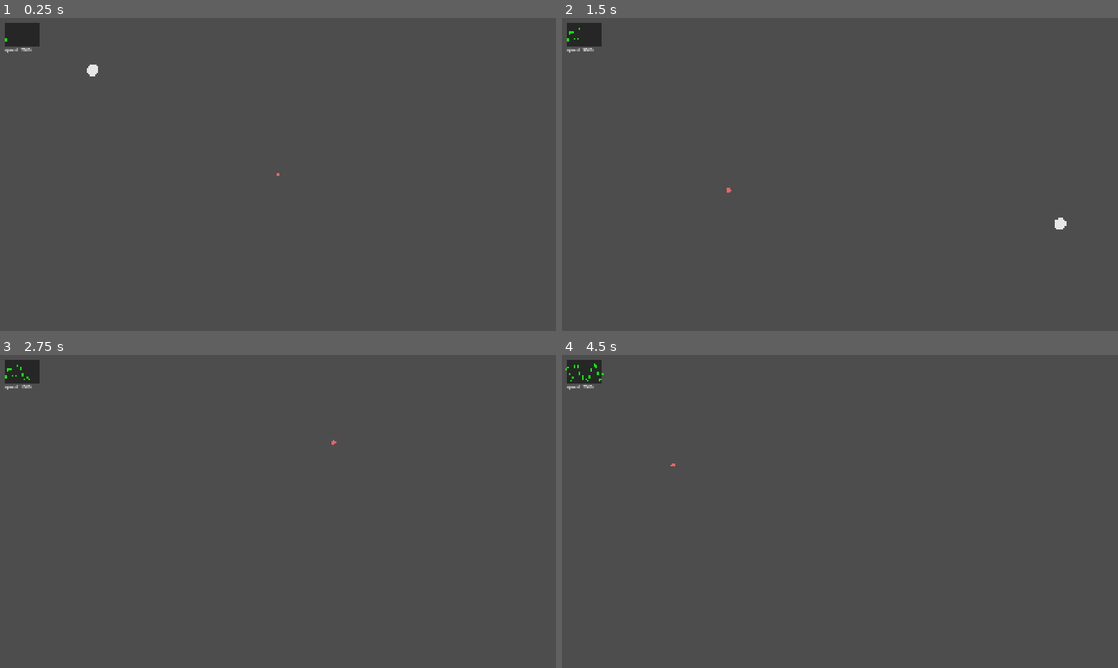
Above: before the commit, frames 1-4 (two rows, left to right).
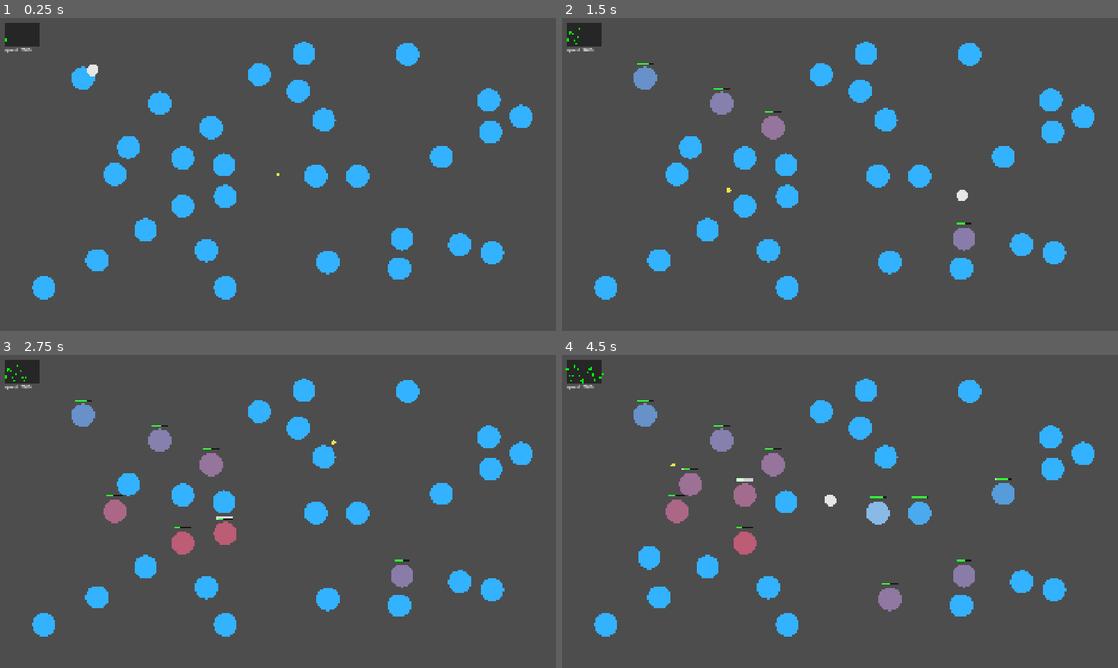
Above: after the commit, the same moments.

Repository: dandylion140206/kinetic_ball
Game: Godot game, scene res://main.tscn
Same seed, same stepped clock (60 frames per second), same inputs: the game is played once before the commit and once after it. Sound files missing from this copy of the repository are replaced by a short silence.
Inputs (mouse positions are in pixels of both pictures, inside the frame that each line leads up to):
- Up to frame 1 (0.25 s): no input
- Up to frame 2 (1.5 s): move the mouse to (962, 158) at 0.52 s; click (962, 158) at 0.6 s; tap Enter at 1.25 s; move the mouse to (728, 190) at 1.27 s; click (728, 190) at 1.35 s
- Up to frame 3 (2.75 s): move the mouse to (333, 442) at 2.02 s; hold Shift from 2.03 s (still down); click (333, 442) at 2.3 s
- Up to frame 4 (4.5 s): tap Space at 2.75 s; move the mouse to (812, 574) at 2.77 s; release Shift at 2.78 s; click (812, 574) at 2.85 s; move the mouse to (1006, 558) at 3.52 s; click (1006, 558) at 3.6 s; move the mouse to (673, 464) at 4.27 s; tap Shift at 4.35 s

The runs differ from the first frame. In frame 1, 7.2% of the frame differs, in the area x 5-96%, y 7-90%; in frame 2, 7.5%; in frame 3, 7.4%; in frame 4, 7.6%, in the area x 0-96%, y 2-90%.

Commit message:
9

Diff:
--- a/ball/ball.gd
+++ b/ball/ball.gd
@@ -8,8 +8,14 @@
 
 @onready var movement: Movement = $Movement
 @onready var boost: Boost = $Boost
+@onready var damage_dealer: DamageDealer = $DamageDealer
 
 var velocity: Vector2 = Vector2.ZERO
+
+
+func _ready() -> void:
+	area_entered.connect(_on_area_entered)
+	body_entered.connect(_on_body_entered)
 
 
 func _process(delta: float) -> void:
@@ -31,3 +37,19 @@
 
 	# デバッグ用
 	speed_updated.emit(velocity.length())
+
+
+func _on_area_entered(area: Area2D) -> void:
+	damage_dealer.try_deal_damage(
+		area,
+		self,
+		velocity
+	)
+
+
+func _on_body_entered(body: Node2D) -> void:
+	damage_dealer.try_deal_damage(
+		body,
+		self,
+		velocity
+	)
--- a/ball/ball.tscn
+++ b/ball/ball.tscn
@@ -2,9 +2,12 @@
 
 [ext_resource type="Script" uid="uid://b67k0qxvqkn41" path="res://ball/ball.gd" id="1_x8fbi"]
 [ext_resource type="Script" uid="uid://j17m4fgej58w" path="res://ball/movement_stats.gd" id="2_6xd6y"]
-[ext_resource type="Script" uid="uid://ceaixy3h86plh" path="res://ball/visual.gd" id="2_41u45"]
+[ext_resource type="Script" uid="uid://ceaixy3h86plh" path="res://ball/ball_visual.gd" id="2_41u45"]
 [ext_resource type="Script" uid="uid://6gsix3nqnew8" path="res://ball/movement.gd" id="3_ktgx5"]
 [ext_resource type="Script" uid="uid://yivvirrfwbk4" path="res://ball/boost.gd" id="5_0p2w7"]
+[ext_resource type="Script" uid="uid://c44vcmo5b7yyd" path="res://sound_player.gd" id="6_pshbt"]
+[ext_resource type="Script" uid="uid://yy0srp34g4cl" path="res://ball/damege_dealer.gd" id="6_r541t"]
+[ext_resource type="AudioStream" uid="uid://dpai2b5xgyi41" path="res://assets/sfx/ブースト/DSGNMisc_HIT-Synth Hit_HY_PC-001.wav" id="7_pshbt"]
 
 [sub_resource type="Resource" id="Resource_0p2w7"]
 script = ExtResource("2_6xd6y")
@@ -14,13 +17,14 @@
 radius = 20.0
 
 [node name="Ball" type="Area2D" unique_id=452373054]
+collision_mask = 2
 script = ExtResource("1_x8fbi")
 movement_stats = SubResource("Resource_0p2w7")
 
 [node name="CollisionShape2D" type="CollisionShape2D" parent="." unique_id=626301878]
 shape = SubResource("CircleShape2D_ktgx5")
 
-[node name="Visual" type="Node2D" parent="." unique_id=1145665496]
+[node name="BallVisual" type="Node2D" parent="." unique_id=1145665496]
 script = ExtResource("2_41u45")
 
 [node name="Movement" type="Node" parent="." unique_id=1298670590]
@@ -28,6 +32,16 @@
 
 [node name="Boost" type="Node" parent="." unique_id=645992355]
 script = ExtResource("5_0p2w7")
+impulse_power = 1300
 
 [node name="CooldownTimer" type="Timer" parent="Boost" unique_id=495570790]
 one_shot = true
+
+[node name="BoostSoundPlayer" type="Node" parent="Boost" unique_id=931417895]
+script = ExtResource("6_pshbt")
+sound = ExtResource("7_pshbt")
+volume_db = -6.0
+
+[node name="DamageDealer" type="Node" parent="." unique_id=964661257]
+script = ExtResource("6_r541t")
+speed_damage_scale = 0.015
--- a/ball/visual.gd
+++ b/ball/ball_visual.gd
@@ -1,4 +1,4 @@
-class_name Visual
+class_name BallVisual
 extends Node2D
 
 
--- a/ball/boost.gd
+++ b/ball/boost.gd
@@ -2,10 +2,11 @@
 extends Node
 
 
-@export_range(0, 5000, 100) var impulse_power: int = 1800
-@export_range(0.0, 2.0, 0.01) var cooldown: float = 0.5
+@export_range(0, 5000, 100) var impulse_power: int = 1500
+@export_range(0.0, 2.0, 0.02) var cooldown: float = 0.4
 
 @onready var cooldown_timer: Timer = $CooldownTimer
+@onready var boost_sound_player: SoundPlayer = $BoostSoundPlayer
 
 var _is_on_cooldown: bool = false
 
@@ -15,9 +16,11 @@
 	cooldown_timer.timeout.connect(_on_cooldown_timer_timeout)
 
 
-func try_activate(boost_direction: Vector2) -> Vector2:
+func try_activate(current_velocity: Vector2) -> Vector2:
 	if _is_on_cooldown:
 		return Vector2.ZERO
+
+	var boost_direction := _calculate_boost_direction(current_velocity)
 
 	if boost_direction.length_squared() <= 0.0001:
 		return Vector2.ZERO
@@ -25,12 +28,30 @@
 	_is_on_cooldown = true
 	cooldown_timer.start(cooldown)
 
-	return boost_direction.normalized() * impulse_power
+	boost_sound_player.play_at(_get_owner_global_position())
+
+	return boost_direction * impulse_power
 
 
 func is_on_cooldown() -> bool:
 	return _is_on_cooldown
 
 
+func _calculate_boost_direction(current_velocity: Vector2) -> Vector2:
+	if current_velocity.length_squared() <= 0.0001:
+		return Vector2.ZERO
+
+	return current_velocity.normalized()
+
+
+func _get_owner_global_position() -> Vector2:
+	var owner_node := owner as Node2D
+
+	if owner_node == null:
+		return Vector2.ZERO
+
+	return owner_node.global_position
+
+
 func _on_cooldown_timer_timeout() -> void:
 	_is_on_cooldown = false
--- /dev/null
+++ b/ball/damege_dealer.gd
@@ -0,0 +1,50 @@
+class_name DamageDealer
+extends Node
+
+
+@export_range(0, 5000, 100) var min_damage_speed: int = 1000
+@export_range(0, 100, 1) var base_damage: int = 0
+@export_range(0.0, 0.1, 0.001) var speed_damage_scale: float = 0.01
+@export_range(0, 9999, 1) var max_damage: int = 9999
+
+
+func try_deal_damage(
+	target: Node,
+	attacker: Node,
+	velocity: Vector2
+) -> void:
+	if target == null:
+		return
+
+	var speed := velocity.length()
+
+	if speed < min_damage_speed:
+		return
+
+	var damage := _calculate_damage(speed)
+
+	var damage_info := {
+		"amount": damage,
+		"speed": speed,
+		"velocity": velocity,
+		"direction": _get_direction_from_velocity(velocity),
+		"attacker": attacker,
+	}
+
+	if target.has_method("take_damage"):
+		target.take_damage(damage_info)
+
+
+func _calculate_damage(speed: float) -> float:
+	var over_speed := speed - min_damage_speed
+
+	var damage := base_damage + over_speed * speed_damage_scale
+
+	return minf(damage, max_damage)
+
+
+func _get_direction_from_velocity(velocity: Vector2) -> Vector2:
+	if velocity.length_squared() <= 0.0001:
+		return Vector2.ZERO
+
+	return velocity.normalized()
--- a/cursor/cursor_visual.gd
+++ b/cursor/cursor_visual.gd
@@ -2,7 +2,7 @@
 
 
 @export var radius: float = 8.0
-@export var color: Color = Color(0.9, 0.4, 0.4, 1.0)
+@export var color: Color = Color(0.9, 0.9, 0.3, 1.0)
 
 
 func _draw() -> void:
--- a/main.tscn
+++ b/main.tscn
@@ -4,9 +4,16 @@
 [ext_resource type="Script" uid="uid://cixdwkowulknk" path="res://main.gd" id="1_1bvp3"]
 [ext_resource type="PackedScene" uid="uid://c1dn0tadeo3xi" path="res://ball/ball.tscn" id="1_ig7tw"]
 [ext_resource type="Script" uid="uid://bfhimbix04kqp" path="res://speed_graph.gd" id="3_h2yge"]
+[ext_resource type="Script" uid="uid://b8h5t4d243axg" path="res://target_spawner.gd" id="5_lquwl"]
+[ext_resource type="PackedScene" uid="uid://db4dp6n086j22" path="res://target/target.tscn" id="6_7mycd"]
 
 [node name="Main" type="Node" unique_id=2035431096]
 script = ExtResource("1_1bvp3")
+
+[node name="TargetSpawner" type="Node" parent="." unique_id=1007765360]
+script = ExtResource("5_lquwl")
+target_scene = ExtResource("6_7mycd")
+avoid_node_distance = 30.0
 
 [node name="Cursor" parent="." unique_id=855206738 instance=ExtResource("1_0xm2m")]
 
--- a/project.godot
+++ b/project.godot
@@ -33,6 +33,11 @@
 ]
 }
 
+[layer_names]
+
+2d_physics/layer_1="Ball"
+2d_physics/layer_2="Target"
+
 [physics]
 
 3d/physics_engine="Jolt Physics"
--- /dev/null
+++ b/sound_player.gd
@@ -0,0 +1,34 @@
+class_name SoundPlayer
+extends Node
+
+
+@export var sound: AudioStream
+
+@export_range(-15.0, 10.0, 0.2) var volume_db: float = 0.0
+@export_range(0.75, 1.25, 0.01) var pitch_min: float = 1.0
+@export_range(0.75, 1.25, 0.01) var pitch_max: float = 1.0
+
+
+func play_at(global_position: Vector2) -> void:
+	if sound == null:
+		return
+
+	var audio_player := AudioStreamPlayer2D.new()
+
+	audio_player.stream = sound
+	audio_player.global_position = global_position
+	audio_player.volume_db = volume_db
+	audio_player.pitch_scale = randf_range(pitch_min, pitch_max)
+
+	var parent := get_tree().current_scene
+	if parent == null:
+		parent = get_tree().root
+
+	parent.add_child(audio_player)
+
+	audio_player.finished.connect(
+		func() -> void:
+			audio_player.queue_free()
+	)
+
+	audio_player.play()
--- /dev/null
+++ b/target/health.gd
@@ -0,0 +1,33 @@
+class_name Health
+extends Node
+
+
+signal damaged(amount: float, current_hp: float, max_hp: float)
+signal died
+
+@export_range(1.0, 1000.0, 1.0) var max_hp: float = 100.0
+
+var current_hp: float
+
+
+func _ready() -> void:
+	current_hp = max_hp
+
+
+func apply_damage(amount: float) -> void:
+	if amount <= 0.0:
+		return
+
+	current_hp = maxf(current_hp - amount, 0.0)
+
+	damaged.emit(amount, current_hp, max_hp)
+
+	if current_hp <= 0.0:
+		died.emit()
+
+
+func get_hp_ratio() -> float:
+	if max_hp <= 0.0:
+		return 0.0
+
+	return current_hp / max_hp
--- /dev/null
+++ b/target/health_bar.gd
@@ -0,0 +1,50 @@
+class_name HealthBar
+extends Node2D
+
+
+@export var bar_width: float = 55.0
+@export var bar_height: float = 6.0
+
+@export var background_color: Color = Color(0.0, 0.0, 0.0, 0.7)
+@export var hp_color: Color = Color(0.2, 1.0, 0.2, 1.0)
+@export var border_color: Color = Color(1.0, 1.0, 1.0, 0.8)
+
+var _hp_ratio: float = 1.0
+
+
+func _ready() -> void:
+	_update_visibility()
+
+
+func set_hp_ratio(value: float) -> void:
+	_hp_ratio = clampf(value, 0.0, 1.0)
+	_update_visibility()
+	queue_redraw()
+
+
+func _update_visibility() -> void:
+	visible = _hp_ratio < 1.0
+
+
+func _draw() -> void:
+	if _hp_ratio >= 1.0:
+		return
+
+	var top_left := Vector2(
+		-bar_width * 0.5,
+		-bar_height * 0.5
+	)
+
+	var background_rect := Rect2(
+		top_left,
+		Vector2(bar_width, bar_height)
+	)
+
+	var hp_rect := Rect2(
+		top_left,
+		Vector2(bar_width * _hp_ratio, bar_height)
+	)
+
+	draw_rect(background_rect, background_color, true)
+	draw_rect(hp_rect, hp_color, true)
+	draw_rect(background_rect, border_color, false, 1.0)
--- /dev/null
+++ b/target/target.gd
@@ -0,0 +1,70 @@
+class_name Target
+extends Area2D
+
+
+signal destroyed(target: Target)
+
+@onready var collision_shape: CollisionShape2D = $CollisionShape2D
+@onready var visual: TargetVisual = $TargetVisual
+@onready var health: Health = $Health
+@onready var health_bar: HealthBar = $HealthBar
+@onready var hit_sound_player: SoundPlayer = $HitSoundPlayer
+@onready var destroy_sound_player: SoundPlayer = $DestroySoundPlayer
+
+
+func _ready() -> void:
+	health.damaged.connect(_on_health_damaged)
+	health.died.connect(_on_health_died)
+
+	health_bar.set_hp_ratio(health.get_hp_ratio())
+
+
+func take_damage(damage_info: Dictionary) -> void:
+	var amount := _get_damage_amount(damage_info)
+
+	if amount <= 0.0:
+		return
+
+	health.apply_damage(amount)
+
+
+func get_target_radius() -> float:
+	return visual.radius
+
+
+func _get_damage_amount(damage_info: Dictionary) -> float:
+	if not damage_info.has("amount"):
+		return 0.0
+
+	return float(damage_info["amount"])
+
+
+func _on_health_damaged(
+	amount: float,
+	current_hp: float,
+	max_hp: float
+) -> void:
+	var hp_ratio := health.get_hp_ratio()
+
+	visual.set_hp_ratio(hp_ratio)
+	visual.flash_damage()
+
+	health_bar.set_hp_ratio(hp_ratio)
+
+	if current_hp > 0.0:
+		hit_sound_player.play_at(global_position)
+
+
+func _on_health_died() -> void:
+	# 破壊音
+	destroy_sound_player.play_at(global_position)
+
+	# 二重ヒット防止
+	monitoring = false
+	monitorable = false
+	collision_shape.disabled = true
+	visible = false
+
+	destroyed.emit(self)
+
+	queue_free()
--- /dev/null
+++ b/target/target.tscn
@@ -0,0 +1,41 @@
+[gd_scene format=3 uid="uid://db4dp6n086j22"]
+
+[ext_resource type="Script" uid="uid://dux5lc45m8t8h" path="res://target/target.gd" id="1_sp8cc"]
+[ext_resource type="Script" uid="uid://b27iur02l1su8" path="res://target_visual.gd" id="2_itqbd"]
+[ext_resource type="Script" uid="uid://c43si4dbixk67" path="res://target/health.gd" id="3_6nu6o"]
+[ext_resource type="Script" uid="uid://xbohl13qx7pb" path="res://target/health_bar.gd" id="4_itqbd"]
+[ext_resource type="Script" uid="uid://c44vcmo5b7yyd" path="res://sound_player.gd" id="5_6nu6o"]
+[ext_resource type="AudioStream" uid="uid://ckij85u0fgpio" path="res://assets/sfx/ヒット/DSGNMisc_HIT-Hit Rattle_HY_PC-003.wav" id="6_q5yam"]
+[ext_resource type="AudioStream" uid="uid://c2krkxiq0mr3k" path="res://assets/sfx/消滅/DSGNMisc_HIT-Fleeting Hit_HY_PC-002.wav" id="7_q5yam"]
+
+[sub_resource type="CircleShape2D" id="CircleShape2D_ua4af"]
+radius = 40.0
+
+[node name="Target" type="Area2D" unique_id=1615033435]
+collision_layer = 2
+collision_mask = 0
+script = ExtResource("1_sp8cc")
+
+[node name="CollisionShape2D" type="CollisionShape2D" parent="." unique_id=697718227]
+shape = SubResource("CircleShape2D_ua4af")
+
+[node name="TargetVisual" type="Node2D" parent="." unique_id=1819522405]
+script = ExtResource("2_itqbd")
+
+[node name="Health" type="Node" parent="." unique_id=1435787681]
+script = ExtResource("3_6nu6o")
+
+[node name="HealthBar" type="Node2D" parent="." unique_id=1578914099]
+position = Vector2(0, -52.6)
+script = ExtResource("4_itqbd")
+
+[node name="HitSoundPlayer" type="Node" parent="." unique_id=1108541957]
+script = ExtResource("5_6nu6o")
+sound = ExtResource("6_q5yam")
+
+[node name="DestroySoundPlayer" type="Node" parent="." unique_id=1298699992]
+script = ExtResource("5_6nu6o")
+sound = ExtResource("7_q5yam")
+volume_db = -1.8999999999999986
+pitch_min = 0.94
+pitch_max = 1.06
--- /dev/null
+++ b/target_spawner.gd
@@ -0,0 +1,101 @@
+class_name TargetSpawner
+extends Node
+
+
+@export var target_scene: PackedScene
+@export var avoid_node: Node2D
+
+@export_group("Spawn")
+@export_range(1, 100, 1) var target_count: int = 30
+@export_range(0.0, 300.0, 10.0) var spawn_margin: float = 100.0
+@export_range(0.0, 300.0, 5.0) var min_distance: float = 100.0
+@export_range(0.0, 300.0, 10.0) var avoid_node_distance: float = 120.0
+@export_range(1, 1000, 1) var max_spawn_attempts: int = 200
+
+@export_group("Respawn")
+@export_range(0.0, 5.0, 0.1) var respawn_delay: float = 0.0
+
+var targets: Array[Target] = []
+
+
+func _ready() -> void:
+	spawn_initial_targets()
+
+
+func spawn_initial_targets() -> void:
+	if target_scene == null:
+		push_warning("TargetSpawner: target_scene is not assigned.")
+		return
+
+	for i in target_count:
+		_spawn_target()
+
+
+func _spawn_target() -> void:
+	var target := target_scene.instantiate() as Target
+
+	if target == null:
+		push_warning("TargetSpawner: target_scene is not Target.")
+		return
+
+	add_child(target)
+
+	var spawn_position := _find_valid_spawn_position()
+	target.global_position = spawn_position
+
+	target.destroyed.connect(_on_target_destroyed)
+
+	targets.append(target)
+
+
+func _on_target_destroyed(target: Target) -> void:
+	targets.erase(target)
+
+	if respawn_delay <= 0.0:
+		call_deferred("_spawn_target")
+		return
+
+	await get_tree().create_timer(respawn_delay).timeout
+	_spawn_target()
+
+
+func _find_valid_spawn_position() -> Vector2:
+	for attempt in max_spawn_attempts:
+		var candidate := _get_random_position_in_viewport()
+
+		if _is_position_valid(candidate):
+			return candidate
+
+	push_warning("TargetSpawner: Failed to find non-overlapping position. Using random fallback.")
+	return _get_random_position_in_viewport()
+
+
+func _get_random_position_in_viewport() -> Vector2:
+	var viewport_rect := get_viewport().get_visible_rect()
+
+	var min_x := viewport_rect.position.x + spawn_margin
+	var max_x := viewport_rect.position.x + viewport_rect.size.x - spawn_margin
+	var min_y := viewport_rect.position.y + spawn_margin
+	var max_y := viewport_rect.position.y + viewport_rect.size.y - spawn_margin
+
+	return Vector2(
+		randf_range(min_x, max_x),
+		randf_range(min_y, max_y)
+	)
+
+
+func _is_position_valid(position: Vector2) -> bool:
+	if avoid_node != null:
+		if position.distance_to(avoid_node.global_position) < avoid_node_distance:
+			return false
+
+	for target in targets:
+		if not is_instance_valid(target):
+			continue
+
+		var distance := position.distance_to(target.global_position)
+
+		if distance < min_distance:
+			return false
+
+	return true
--- /dev/null
+++ b/target_visual.gd
@@ -0,0 +1,52 @@
+class_name TargetVisual
+extends Node2D
+
+
+@export var radius: float = 40.0
+
+@export var full_hp_color: Color = Color(0.2, 0.7, 1.0, 1.0)
+@export var low_hp_color: Color = Color(1.0, 0.2, 0.2, 1.0)
+
+@export_group("Damage Highlight")
+@export var hit_flash_color: Color = Color.WHITE
+@export_range(0.01, 0.5, 0.01) var hit_flash_duration: float = 0.15
+
+var _hp_ratio: float = 1.0
+var _hit_flash_strength: float = 0.0
+var _hit_flash_tween: Tween
+
+
+func set_hp_ratio(value: float) -> void:
+	_hp_ratio = clampf(value, 0.0, 1.0)
+	queue_redraw()
+
+
+func flash_damage() -> void:
+	if _hit_flash_tween != null:
+		_hit_flash_tween.kill()
+
+	_set_hit_flash_strength(1.0)
+
+	_hit_flash_tween = create_tween()
+	_hit_flash_tween.tween_method(
+		_set_hit_flash_strength,
+		1.0,
+		0.0,
+		hit_flash_duration
+	).set_trans(Tween.TRANS_QUAD).set_ease(Tween.EASE_OUT)
+
+
+func _set_hit_flash_strength(value: float) -> void:
+	_hit_flash_strength = clampf(value, 0.0, 1.0)
+	queue_redraw()
+
+
+func _draw() -> void:
+	var base_color := low_hp_color.lerp(full_hp_color, _hp_ratio)
+
+	var display_color := base_color.lerp(
+		hit_flash_color,
+		_hit_flash_strength
+	)
+
+	draw_circle(Vector2.ZERO, radius, display_color)
Not shown, added: assets/sfx/ヒット/DSGNMisc_HIT-Bit Kick_HY_PC-001.wav.import
Not shown, added: assets/sfx/ヒット/DSGNMisc_HIT-Hit Rattle_HY_PC-003.wav.import
Not shown, added: assets/sfx/ヒット/DSGNMisc_HIT-Laser Pebble_HY_PC-001.wav.import
Not shown, added: assets/sfx/ヒット/DSGNMisc_HIT-Plastic Zap_HY_PC-001.wav.import
Not shown, added: assets/sfx/ヒット/DSGNMisc_HIT-Plastic Zap_HY_PC-003.wav.import
Not shown, added: assets/sfx/ヒット/DSGNMisc_HIT-Zap Metal_HY_PC-001.wav.import
Not shown, added: assets/sfx/ヒット/DSGNMisc_HIT-Zappy Pitch_HY_PC-005.wav.import
Not shown, added: assets/sfx/ヒット/DSGNMisc_MOVEMENT-Sparkly Water_HY_PC-001.wav.import
Not shown, added: assets/sfx/ヒット/DSGNMisc_STEP-Bubble Step_HY_PC-001.wav.import
Not shown, added: assets/sfx/ヒット/DSGNMisc_STEP-Bubblier Step_HY_PC-001.wav.import
Not shown, added: assets/sfx/ヒット/DSGNSynth_BUFF-Water Buff_HY_PC-001.wav.import
Not shown, added: assets/sfx/ブースト/DSGNMisc_HIT-Synth Hit_HY_PC-001.wav.import
(and 34 more such lines)
